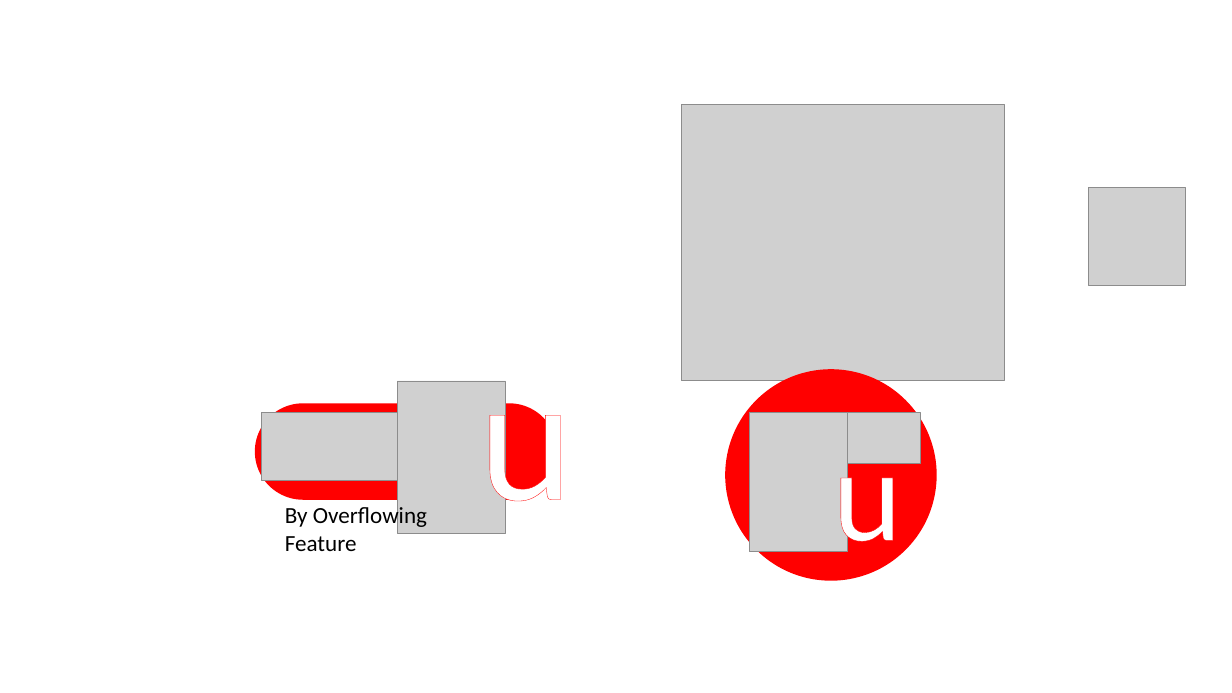
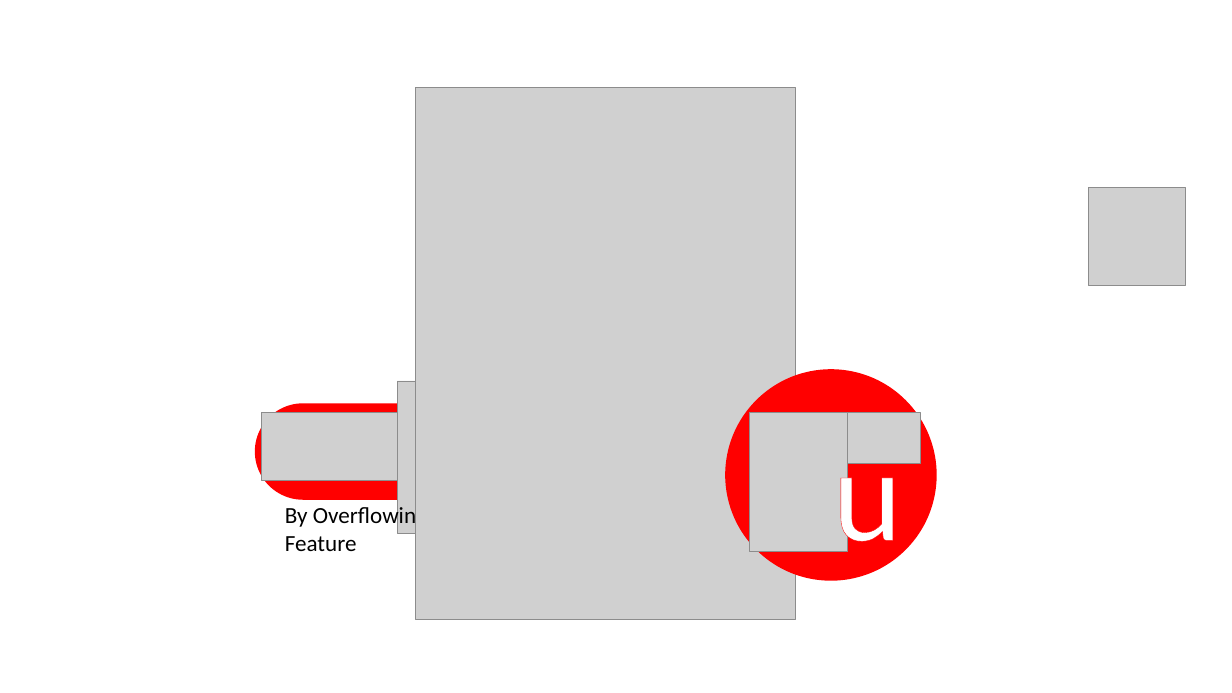
Before and after one commit to jingjie00/Tune4u, a slide deck: slide 1 of public/assets/logo/logo.pptx. Drawn at 1232x693 pixels with LibreOffice and Linux fonts; fonts in the diff are those of the drawing; grey boxes stand for pictures. Boxes give left, top, right and bottom in pixels: in the first picture for what was removed or moved away, otherwise in the second. Text is boxed around its words. In the diff, an @@ line names an element or a change of style, - is before the commit and + after.

```diff
--- a/public/assets/logo/logo.pptx
+++ b/public/assets/logo/logo.pptx
@@ picture: place and size @@
-picture at box(681, 104, 1004, 382)
+picture at box(416, 88, 796, 619)
@@ text removed at box(479, 381, 572, 529) @@
-u
```
Also in this commit, not shown: 5 other files.
